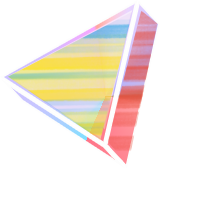
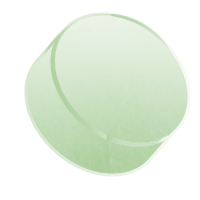
Layers edited between the first and the second w=200, h=200 image:
added layer "Shape 7" above "Layer 6" over [left=26, top=14, right=189, bottom=175]
added layer "Layer 6" above "Layer 1" over [left=36, top=14, right=180, bottom=164]
hid "Layer 1" over [left=8, top=19, right=131, bottom=137]
hid "Layer 3" over [left=108, top=10, right=158, bottom=152]
hid "Layer 4" over [left=8, top=33, right=128, bottom=140]
hid "Layer 2" over [left=8, top=12, right=132, bottom=140]
hid "Shape 6" over [left=4, top=3, right=160, bottom=169]
